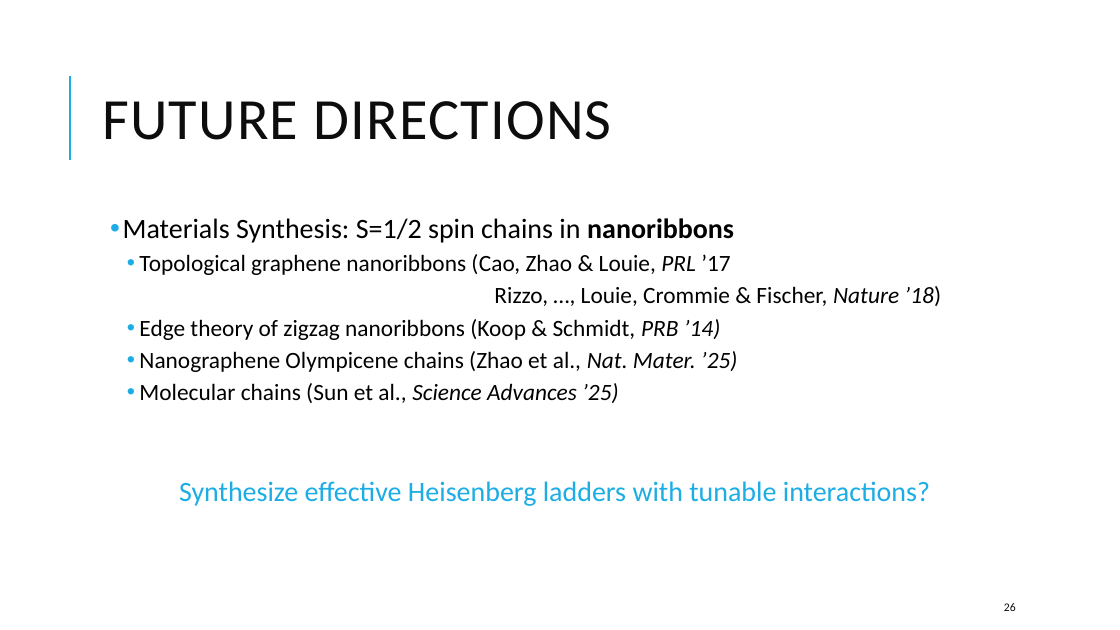
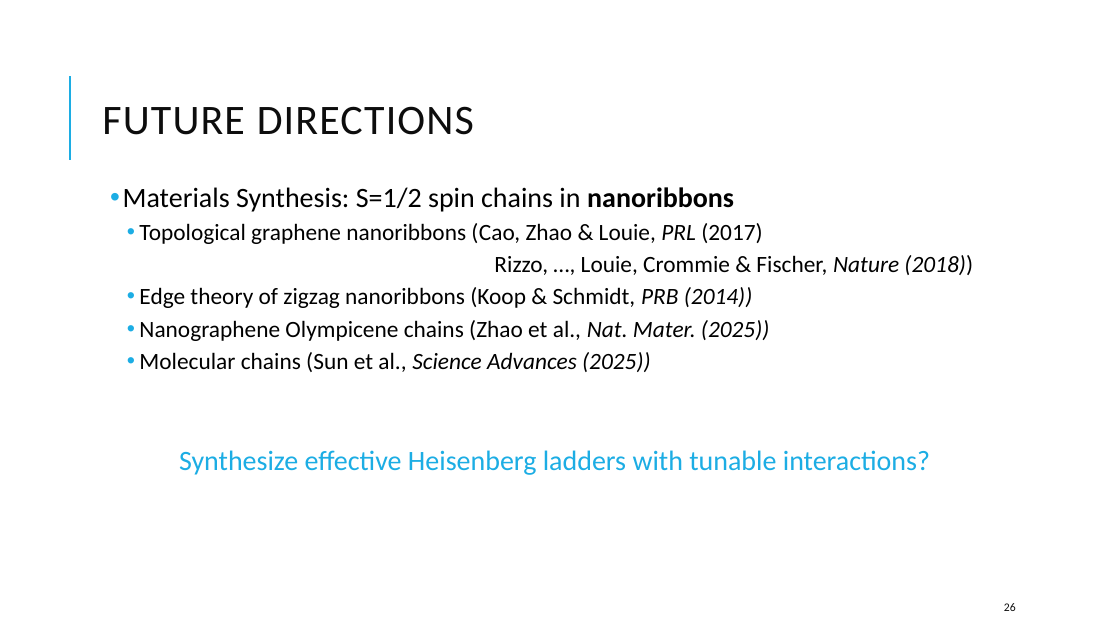
Before and after one commit to kwang0/KPZ-Project, a slide deck: slide 26 of Qualifying Exam Presentation.pptx. Drawn at 1120x630 pixels with LibreOffice and Linux fonts; fonts in the diff are those of the drawing. Boxes give left, top, right and bottom in pixels: in the first picture for what was removed or moved away, otherwise in the second. Text is boxed around its words. In the diff, an @@ line names an element or a change of style, - is before the commit and + after.

```diff
--- a/Qualifying Exam Presentation.pptx
+++ b/Qualifying Exam Presentation.pptx
@@ title "FUTURE DIRECTIONS" at [102, 106, 474, 135]: size 50 to 36 pt @@
@@ text "Materials Synthesis: S=1/2 spin chains ...": place and size @@
-text "Materials Synthesis: S=1/2 spin chains ..." at [123, 218, 941, 506]
+text "Materials Synthesis: S=1/2 spin chains ..." at [123, 187, 973, 475]
@@ text at [139, 223, 973, 372]: text changed @@
-    • Topological graphene nanoribbons (Cao, Zhao & Louie, PRL ’17
-    Rizzo, …, Louie, Crommie & Fischer, Nature ’18)
-    • Edge theory of zigzag nanoribbons (Koop & Schmidt, PRB ’14)
-    • Nanographene Olympicene chains (Zhao et al., Nat. Mater. ’25)
-    • Molecular chains (Sun et al., Science Advances ’25)
+    • Topological graphene nanoribbons (Cao, Zhao & Louie, PRL (2017)
+    Rizzo, …, Louie, Crommie & Fischer, Nature (2018))
+    • Edge theory of zigzag nanoribbons (Koop & Schmidt, PRB (2014))
+    • Nanographene Olympicene chains (Zhao et al., Nat. Mater. (2025))
+    • Molecular chains (Sun et al., Science Advances (2025))
```
Also in this commit, not shown: 9 other slides changed, 9 slides added.
